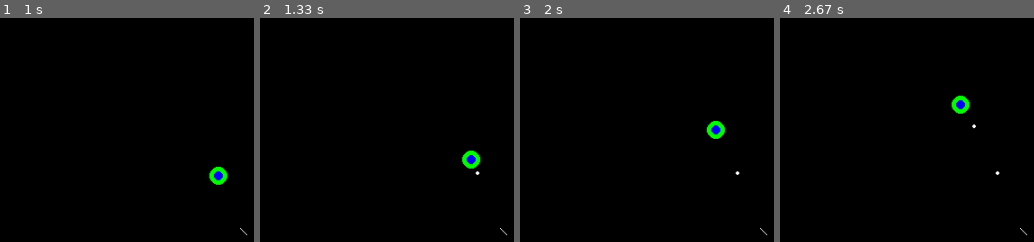
Above: before the commit, frames 1-4 (left to right).
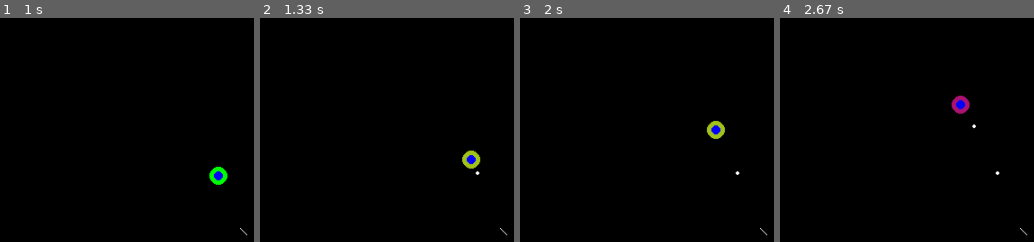
Above: after the commit, the same moments.

Repository: Helumpago/SimplePhysics
Game: pygame game, started from main.py
Two runs of this game, one before a commit and one after it. Both use one fixed random seed, a clock stepped at 60 frames per second and the inputs below.
Inputs:
- Up to frame 1 (1 s): no input
- Up to frame 2 (1.33 s): no input
- Up to frame 3 (2 s): no input
- Up to frame 4 (2.67 s): no input

Frame 1 is identical in both runs. In frame 2, 0.4% of the frame differs, in the area x 79-88%, y 58-68%; in frame 3, 0.4%; in frame 4, 0.4%, in the area x 67-75%, y 34-43%.

Commit message:
Drawing is now done via events, rather than a single function.

Diff:
--- a/drawable.py
+++ b/drawable.py
@@ -1,3 +1,5 @@
+
+from event import Event
 
 """
 " Defines an object that can do stuff during the render cycle
@@ -7,20 +9,20 @@
 	" CONSTRUCTOR
 	"""
 	def __init__(self):
-		pass
-
-	"""
-	" What this object should do during the render stage
-	"""
-	def draw(self, view = None):
-		pass
+		Event(parent = self.events, Name = "onDraw")
 
 	"""
 	" Allows this object and all its children to render themselves
 	" @param View view: Reference to the object that will be doing the drawing
 	"""
 	def __draw__(self, view = None):
-		self.draw(view)
+		## Run this object's draw callbacks ##
+		drawcb = self.events.getFirst("onDraw")
+		drawcb.view = view
+		drawcb.owner = self
+		drawcb.forceRun()
+
+		## Allow children to run their callbacks ##
 		for o in self.getChildren():
 			if isinstance(o, Drawable):
 				o.__draw__(view)
--- a/main.py
+++ b/main.py
@@ -4,6 +4,7 @@
 """
 
 import time
+import random
 from pygame_model import PygameModel
 from base_obj import BaseObj
 from drawable import Drawable
@@ -40,6 +41,10 @@
 	scale = event.owner.scale.getValue()
 	event.owner.scale.setValue(scale + event.dt/10000)
 
+def changeColor(event):
+	if event.owner.timer > 1000:
+		event.owner.color = (random.randrange(255), random.randrange(255), random.randrange(255))
+
 w = PygameModel(fps = 60)
 v = PygameView(parent = w, scale = 1, size = (1000, 500))
 c = Ball(parent = v, Name = "Main", pos = (0, 0), radius = 10, color = (0, 255, 0), velocity = (-25, -65))
@@ -48,7 +53,8 @@
 
 c.events.getFirst("onStep").regcb(setPos)
 c.events.getFirst("onStep").regcb(gravity)
+c.events.getFirst("onDraw").regcb(changeColor)
 # v.onStep.regcb(zoom)
 
-w.events.getFirst("QUIT").regcb(v.close)
+w.events.getFirst("onQuit").regcb(v.close)
 w.start()
--- a/model.py
+++ b/model.py
@@ -23,8 +23,8 @@
 		Physical.__init__(self)
 		threading.Thread.__init__(self)
 		self.fps = fps
-		Event(parent = self.events, Name = "QUIT") # Fired when the Model thread is ready to shut down
-		self.events.getFirst("QUIT").regcb(self.close).Name = "AutoClose"
+		Event(parent = self.events, Name = "onQuit") # Fired when the Model thread is ready to shut down
+		self.events.getFirst("onQuit").regcb(self.close).Name = "AutoClose"
 		self.events.getFirst("onStep").regcb(self.step).Name = "MainLoop"
 
 	"""
--- a/pygame_model.py
+++ b/pygame_model.py
@@ -32,4 +32,4 @@
 		## Check pygame events ##
 		for pyevent in pygame.event.get():
 			if pyevent.type == QUIT:
-				self.events.getFirst("QUIT").fire = True
+				self.events.getFirst("onQuit").fire = True
--- a/pygame_shapes.py
+++ b/pygame_shapes.py
@@ -8,6 +8,7 @@
 from drawable import Drawable
 from region import RectRegion, CircleRegion
 from pygame_view import PygameView
+from event import Event
 
 """
 " Allows the CircleRegion class to draw itself
@@ -28,11 +29,13 @@
 		CircleRegion.__init__(self, parent = parent, Name = Name, radius = radius, pos = pos, scale = scale)
 		Drawable.__init__(self)
 		self.color = color
+		self.events.getFirst("onDraw").regcb(self.draw).Name = "AutoDraw"
 
 	"""
 	" What this object should do during the render stage
 	"""
-	def draw(self, view = None):
+	def draw(self, event):
+		view = event.view
 		## If this shape doesn't have a View object as an ancestor, don't do anything ##
 		if view == None:
 			return
@@ -63,8 +66,10 @@
 		RectRegion.__init__(self, parent = parent, Name = Name, size = size, pos = pos, scale = scale)
 		Drawable.__init__(self)
 		self.color = color
+		self.events.getFirst("onDraw").regcb(self.draw).Name = "AutoDraw"
 
-	def draw(self, view = None):
+	def draw(self, event):
+		view = event.view
 		## If this shape doesn't have a View object as an ancestor, don't do anything ##
 		if view == None:
 			return
--- a/pygame_view.py
+++ b/pygame_view.py
@@ -22,6 +22,7 @@
 		## Adjust camera position so that it is focused at the center of the view ##
 		self.pos.setValue(((self.pos.getValue()[0] + self.size.getValue()[0]/2) / self.scale.getValue(), (self.pos.getValue()[1] + self.size.getValue()[1]/2) / self.scale.getValue()))
 		self.window = None # Reference to the Pygame window
+		self.events.getFirst("onDraw").regcb(self.draw).Name = "InitWindow"
 
 	"""
 	" If a pygame window has not already been created, open one
@@ -36,7 +37,7 @@
 	"""
 	" Check if the pygame window needs to be opened
 	"""
-	def draw(self, view = None):
+	def draw(self, event):
 		self.initWindow()
 
 	"""
@@ -48,6 +49,8 @@
 		self.draw(self)
 		self.window.lock()
 		self.window.fill((0, 0, 0))
+
+		self.events.getFirst("onDraw").forceRun()
 
 		for o in self.getChildren():
 			if isinstance(o, Drawable):
